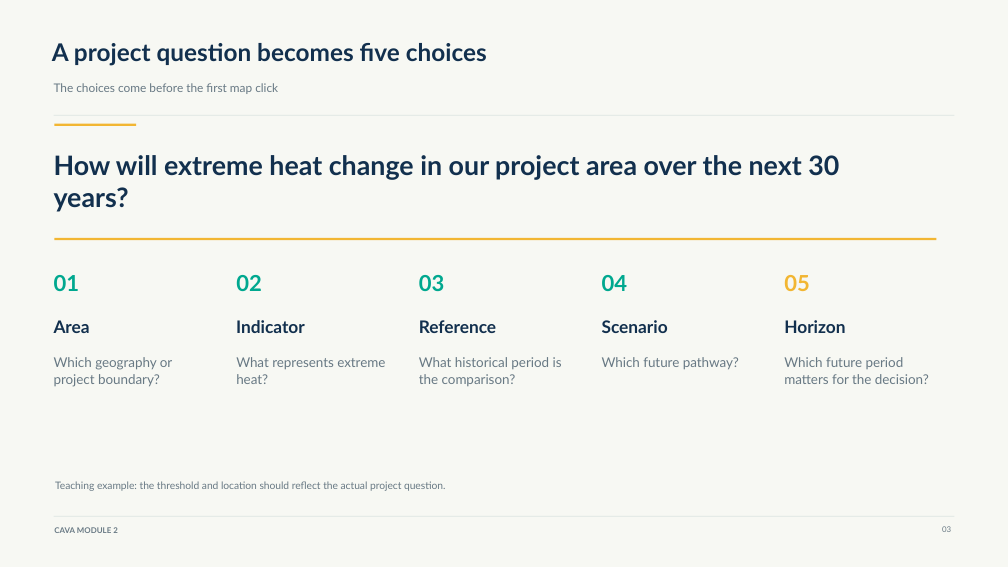
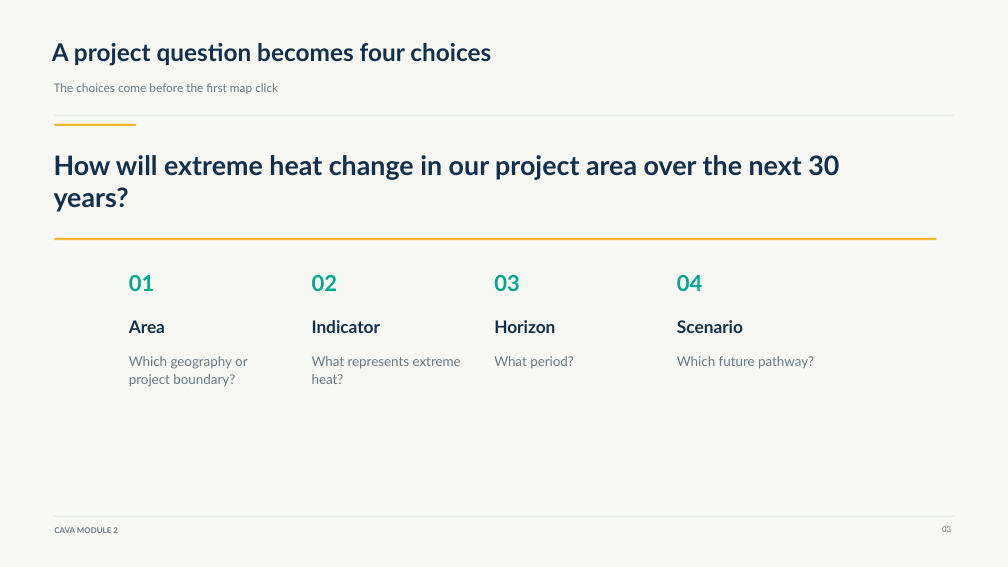
Before and after one commit to Risk-Team/trainings, a slide deck: slide 3 of CAVAtraining/HQ/day2/CAVA_Module_2.pptx. Drawn at 1008x567 pixels with LibreOffice and Linux fonts; fonts in the diff are those of the drawing. Boxes give left, top, right and bottom in pixels: in the first picture for what was removed or moved away, otherwise in the second. Text is boxed around its words. In the diff, an @@ line names an element or a change of style, - is before the commit and + after.

```diff
--- a/CAVAtraining/HQ/day2/CAVA_Module_2.pptx
+++ b/CAVAtraining/HQ/day2/CAVA_Module_2.pptx
@@ text at (52, 43, 491, 66): text changed @@
-A project question becomes five choices
+A project question becomes four choices
@@ 10 texts: place and size @@
-10 texts at (54, 275, 739, 387)
+10 texts at (129, 275, 814, 387)
@@ text removed at (784, 275, 810, 291) @@
-05
@@ text removed at (419, 320, 496, 333) @@
-Reference
@@ text "Horizon": place and size @@
-text "Horizon" at (784, 320, 845, 333)
+text "Horizon" at (494, 320, 555, 333)
@@ text at (494, 356, 574, 368): text changed @@
-What historical period is the comparison?
+What period?
@@ text removed at (784, 357, 929, 384) @@
-Which future period matters for the decision?
@@ text removed at (55, 481, 445, 491) @@
-Teaching example: the threshold and location should reflect the actual project question.
```
Also in this commit, not shown: 6 other slides changed, 8 other files.
